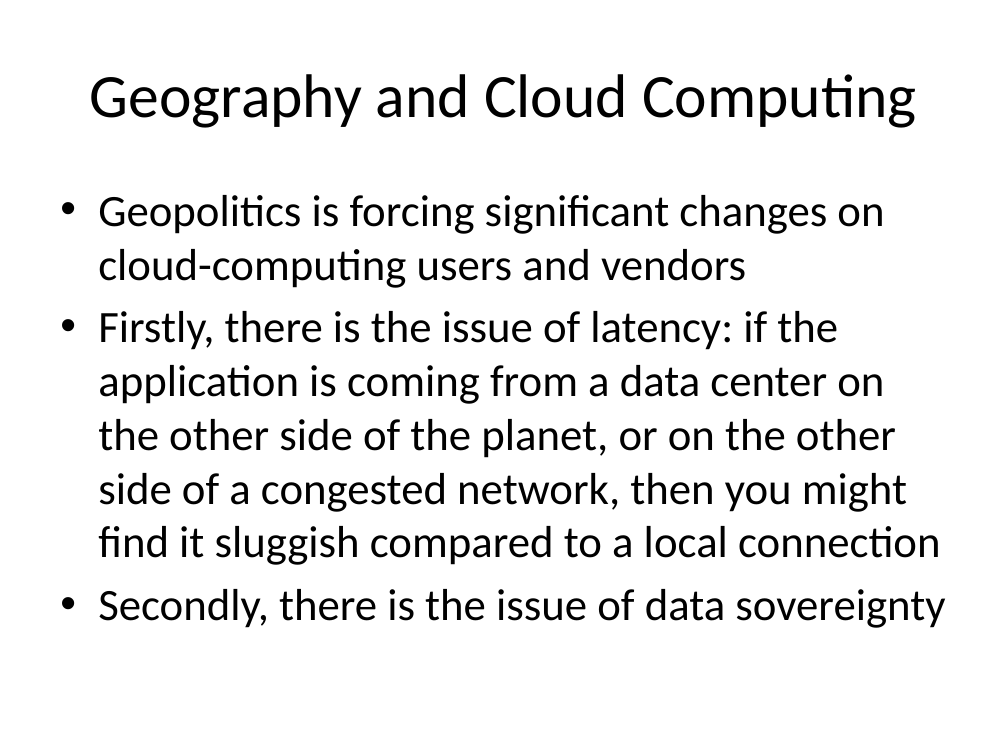
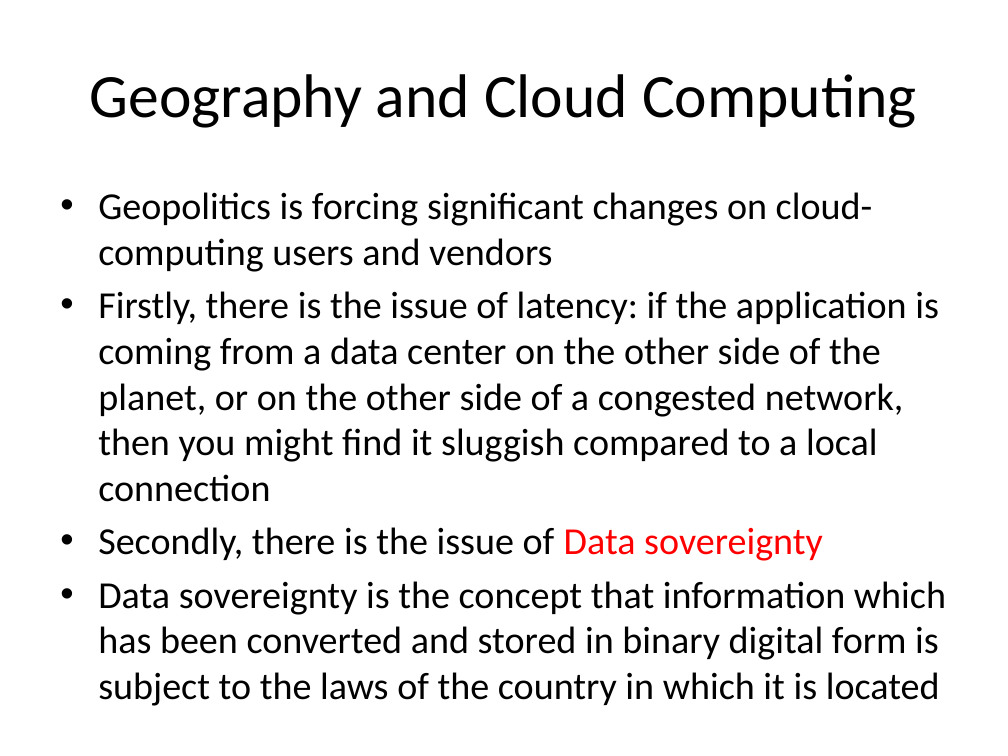
Before and after one commit to myamin66/parallel-distributed-computing-fall-2022, a slide deck: slide 16 of ppts/lec 2.pptx (slide 15 before the commit). Drawn at 1008x756 pixels with LibreOffice and Linux fonts; fonts in the diff are those of the drawing. Boxes give left, top, right and bottom in pixels: in the first picture for what was removed or moved away, otherwise in the second. Text is boxed around its words. In the diff, an @@ line names an element or a change of style, - is before the commit and + after.

```diff
--- a/ppts/lec 2.pptx
+++ b/ppts/lec 2.pptx
@@ text at (98, 192, 939, 502): size 32 to 27.2 pt in "Geopolitics is forcing significant changes on cloud-computin ...", "Firstly, there is the issue of latency: ..." @@
@@ text at (98, 527, 946, 706): text changed; size 32 to 27.2 pt @@
-• Secondly, there is the issue of data sovereignty
+• Secondly, there is the issue of Data sovereignty
+• Data sovereignty is the concept that information which has been converted and stored in binary digital form is subject to the laws of the country in which it is located
```
Also in this commit, not shown: 6 other slides changed, 2 slides added, 1 slide removed, 7 other files.
